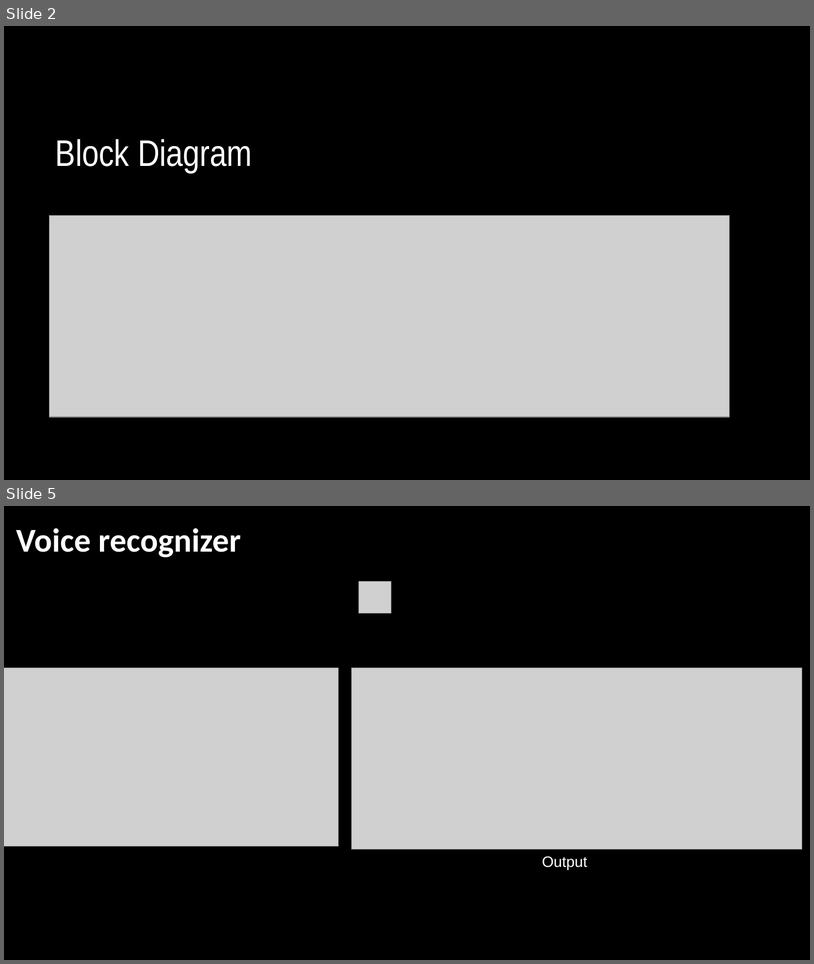
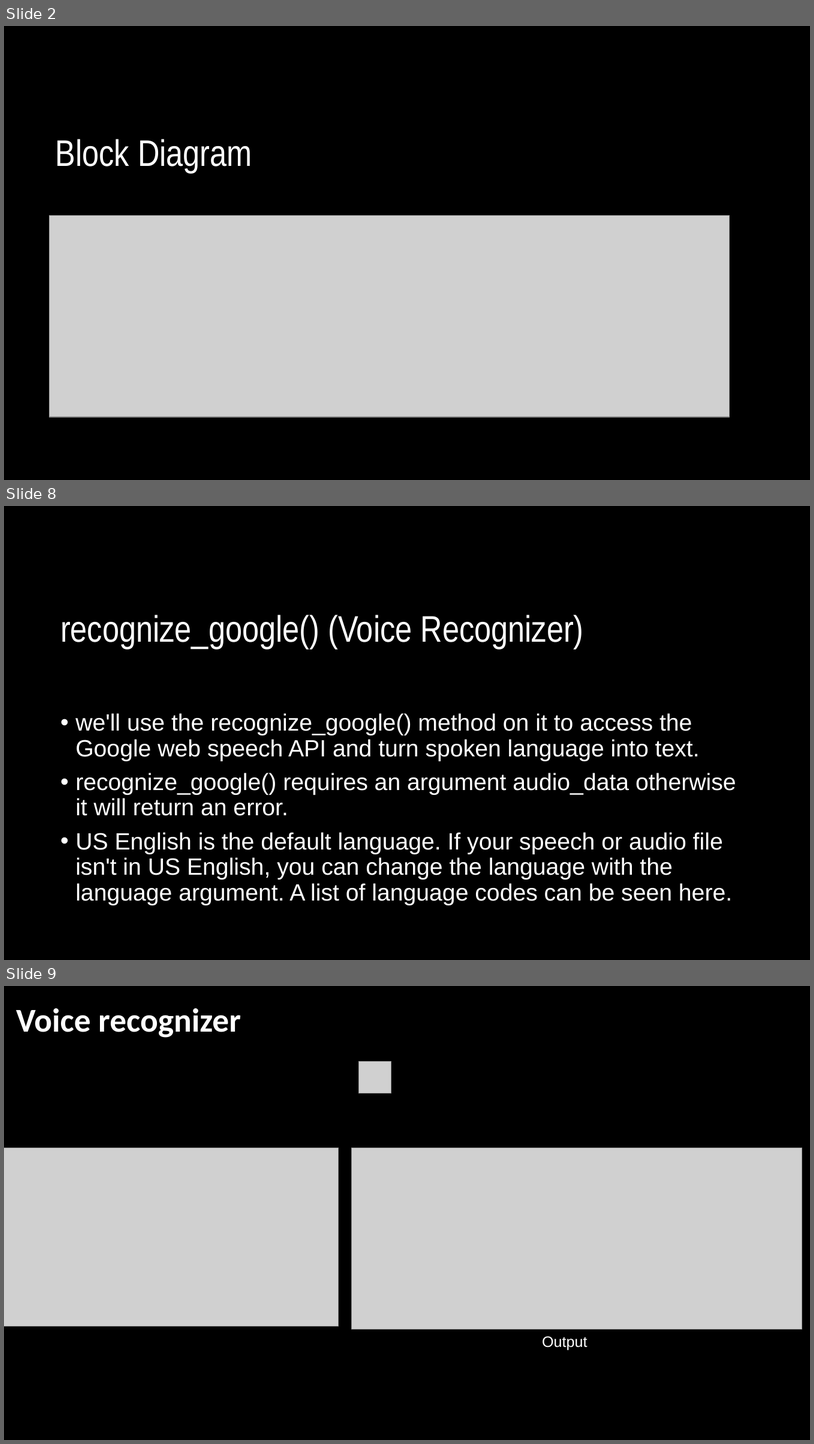
Before and after one commit to MohamedAbdelfattah10/pattern-recognition, a slide deck: speech_recognition/Speech_Recognition (Main Project).pptx. Shown one above the other, each under a label of ours: slides 2 and 5 before the commit, slides 2, 8 and 9 after it; the slides between them are not shown. The pictures are 814x964 and 814x1444 pixels, drawn with LibreOffice and Linux fonts; fonts in the diff are those of the drawing; grey boxes stand for pictures. Boxes give left, top, right and bottom in pixels: in the first picture for what was removed or moved away, otherwise in the second. Text is boxed around its words. In the diff, an @@ line names an element or a change of style, - is before the commit and + after.

```diff
--- a/speech_recognition/Speech_Recognition (Main Project).pptx
+++ b/speech_recognition/Speech_Recognition (Main Project).pptx
@@ slide 8 added at [4,506,810,960], background #000000 @@
@@ title added at [60,615,584,649], 44 pt, text #FFFFFF @@
+recognize_google() (Voice Recognizer)
@@ text added at [75,713,737,905], 28 pt, text #FFFFFF @@
+• we'll use the recognize_google() method on it to access the Google web speech API and turn spoken language into text.
+• recognize_google() requires an argument audio_data otherwise it will return an error.
+• US English is the default language. If your speech or audio file isn't in US English, you can change the language with the language argument. A list of language codes can be seen here.
@@ what was slide 5 is now slide 9 @@
```
Also in this commit, not shown: 2 slides changed, 5 other slides added, 7 other files.
